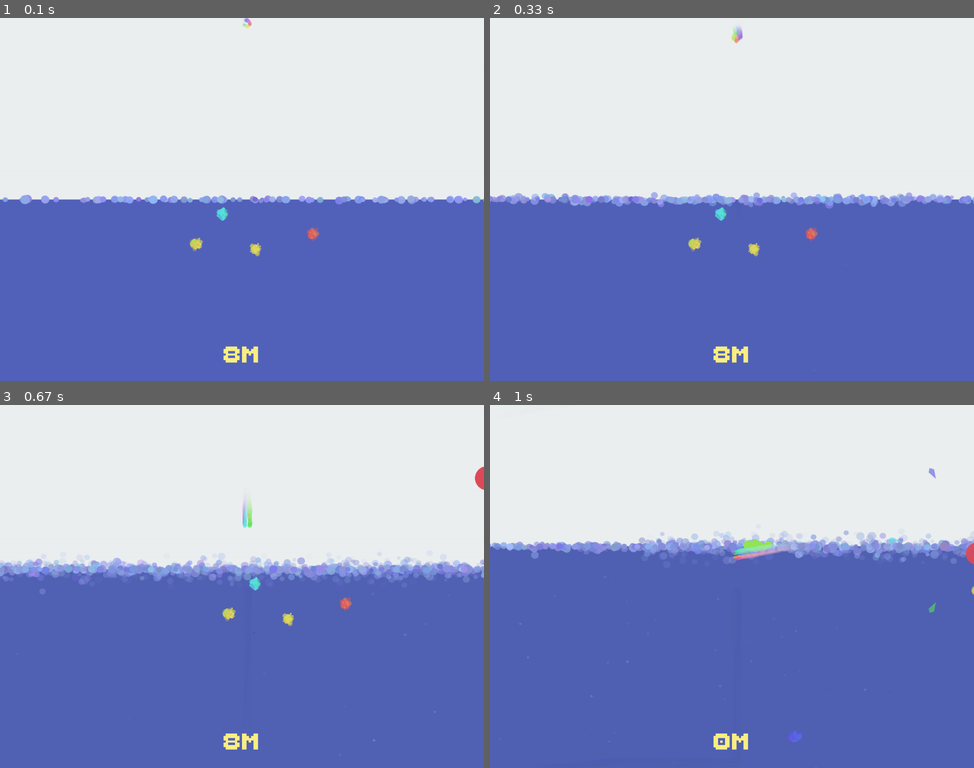
Above: before the commit, frames 1-4 (two rows, left to right).
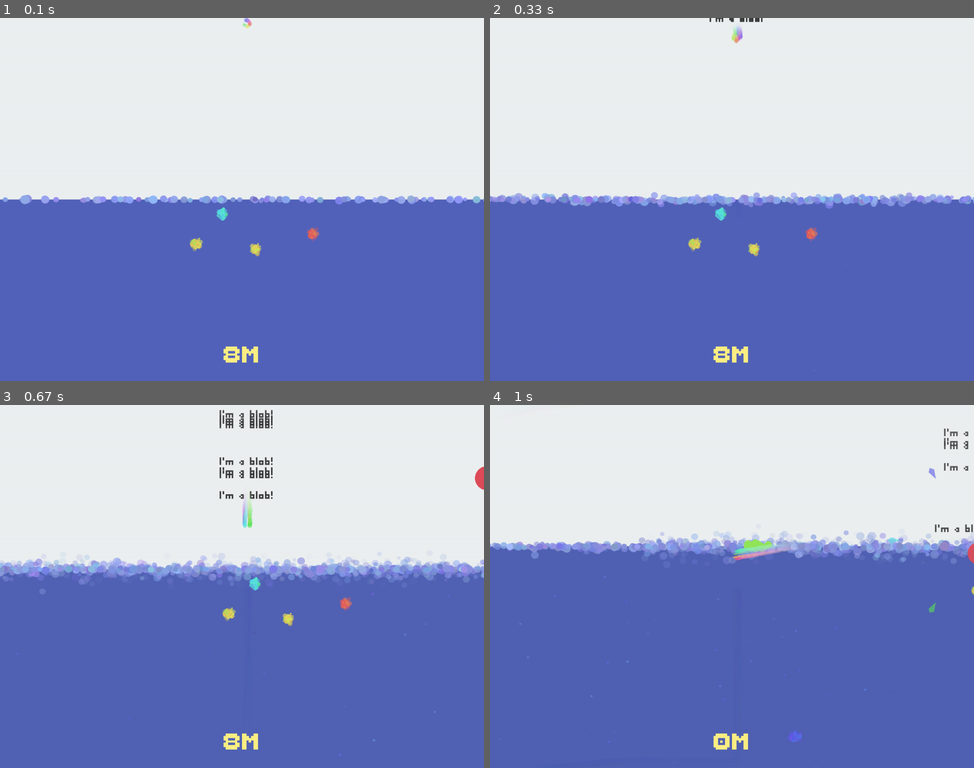
Above: after the commit, the same moments.

Repository: ddorn/jam-23-08
Game: pygame game, started from main.py
Two runs of this game, one before a commit and one after it. Both use one fixed random seed, a clock stepped at 60 frames per second and the inputs below.
Inputs (mouse positions are in pixels of both pictures, inside the frame that each line leads up to):
- Up to frame 1 (0.1 s): no input
- Up to frame 2 (0.33 s): no input
- Up to frame 3 (0.67 s): tap F at 0.33 s
- Up to frame 4 (1 s): click (901, 630) at 0.72 s

Frame 1 is identical in both runs. In frame 2, less than 0.1% of the frame differs, in the area x 45-57%, y 0-2%; in frame 3, 0.7%, in the area x 45-57%, y 1-48%; in frame 4, 0.2%.

Commit message:
refactor particles

Diff:
--- a/main.py
+++ b/main.py
@@ -110,7 +110,8 @@
 
     def logic(self):
         if random() < 0.1:
-            self.thoughts.new(pos=self.rect.midtop, text="I'm a blob!")
+            self.thoughts.new(pos=self.rect.midtop, text="I'm a blob!",
+                              color=WHITE if self.center.y > SURFACE else BLACK)
         last_points = self.mk_points()
         last_pos = self.pos.copy()
         super().logic()
--- a/particles_np.py
+++ b/particles_np.py
@@ -7,11 +7,11 @@
 from dataclasses import dataclass
 from pprint import pprint
 from random import gauss, uniform, expovariate
-from typing import TypeVar, TYPE_CHECKING, Callable
+from typing import TypeVar, TYPE_CHECKING, Callable, Union
 
 import numpy as np
 import pygame.gfxdraw
-from pygame import Color, Vector2
+from pygame import Vector2
 
 from engine import (
     Vec2Like,
@@ -24,13 +24,18 @@
     Object,
     CameraGFX,
     SMALL_FONT,
-    text,
+    text as get_text,
 )
 
 if TYPE_CHECKING:
     # noinspection PyProtectedMember
     from pygame._common import ColorValue
 
+T = TypeVar("T")
+CallableOr = Union[Callable[[], T], T]
+
+_DUMMY_SURFACE = pygame.Surface((1, 1))
+
 
 class Particles:
     """
@@ -38,12 +43,20 @@
 
     Implementation notes:
     - All arrays and lists attributes are resized when the capacity is exceeded and reordered when particles die.
-    - If you need to store a list/ndarray of values that does not correspond to a particle, add it to the IGNORED_BUFFERS
+    - If you need to store a list/ndarray of values that does not correspond to a particle,
+        add it to the IGNORED_BUFFERS
     """
 
-    IGNORED_BUFFERS = ("animations", )
-
-    def __init__(self, **init_values):
+    IGNORED_BUFFERS = ("animations",)
+
+    def __init__(self,
+                 pos: CallableOr[Vec2Like] = (0, 0),
+                 vel: CallableOr[Vec2Like] = (0, 0),
+                 acc: CallableOr[Vec2Like] = (0, 0),
+                 color: CallableOr[ColorValue] = (255, 255, 255, 255),
+                 lifespan: CallableOr[float] = 60,
+                 size: CallableOr[float] = 10,
+                 **init_values):
         """Create a new particle system."""
         capacity = 64
 
@@ -56,7 +69,15 @@
         self.lifespan = np.ones(capacity, dtype=int)
         self.size = np.zeros(capacity)
 
-        self.init_values = init_values
+        self.init_values = {
+            "pos": pos,
+            "vel": vel,
+            "acc": acc,
+            "color": color,
+            "lifespan": lifespan,
+            "size": size,
+            **init_values,
+        }
 
         self.to_kill = np.zeros(capacity, dtype=bool)
         self.animations = []
@@ -68,35 +89,27 @@
         return len(self.pos)
 
     def new(
-        self,
-        pos: Vec2Like,
-        vel: Vec2Like = (0, 0),
-        acc: Vec2Like = (0, 0),
-        color: ColorValue = (255, 255, 255, 255),
-        lifespan: float = 60,
-        size: float = 1.0,
-        **extra_data,
+            self,
+            **overrides,
     ):
-        """Create a new particle."""
+        """Create a new particle.
+
+         Overrides the default values given in the constructor with those passed as arguments.
+         """
+
         if self.n_alive >= len(self):
             self.resize(len(self) * 2)
         index = self.n_alive
 
-        self.n_alive += 1
-        self.pos[index] = pos
-        self.vel[index] = vel
-        self.acc[index] = acc
-        self.color[index] = Color(color)
         self.age[index] = 0
-        self.lifespan[index] = lifespan
-        self.size[index] = size
-        for name, value in extra_data.items():
-            getattr(self, name)[index] = value
-
-        for name, value in self.init_values.items():
+        to_set = {**self.init_values, **overrides}
+        for name, value in to_set.items():
             if callable(value):
                 value = value()
+            if name == "color":
+                value = pygame.Color(value)
             getattr(self, name)[index] = value
+        self.n_alive += 1
 
         return index
 
@@ -296,34 +309,25 @@
 
 class ShardParticles(Particles):
 
-    def __init__(self, **init_values):
+    def __init__(self,
+                 pos: CallableOr[Vec2Like] = (0, 0),
+                 vel: CallableOr[Vec2Like] = (0, 0),
+                 acc: CallableOr[Vec2Like] = (0, 0),
+                 color: CallableOr[ColorValue] = (255, 255, 255, 255),
+                 lifespan: CallableOr[float] = 60,
+                 size: CallableOr[float] = 10,
+                 tail_length: CallableOr[float] = 1.0,
+                 head_length: CallableOr[float] = 3.0,
+                 **init_values):
+        super().__init__(
+            pos, vel, acc, color, lifespan, size,
+            tail_length=tail_length, head_length=head_length,
+            **init_values
+        )
+
         super().__init__(**init_values)
         self.tail_length = np.zeros(len(self))
         self.head_length = np.zeros(len(self))
-
-    def new(
-        self,
-        pos: Vec2Like,
-        vel: Vec2Like = (0, 0),
-        acc: Vec2Like = (0, 0),
-        color: ColorValue = (255, 255, 255, 255),
-        lifespan: float = 100,
-        size: float = 1.0,
-        tail_length: float = 1.0,
-        head_length: float = 3.0,
-        **extra_data,
-    ):
-        return super().new(
-            pos,
-            vel,
-            acc,
-            color,
-            lifespan,
-            size,
-            tail_length=tail_length,
-            head_length=head_length,
-            **extra_data,
-        )
 
     def draw(self, gfx: GFX):
         n = self.n_alive
@@ -347,35 +351,37 @@
 
 class ImageParticles(Particles):
 
-    def __init__(self, **init_values):
-        super().__init__(**init_values)
-        # noinspection PyTypeChecker
-        self.original_surf: list[pygame.Surface] = [None] * len(self)
-        # noinspection PyTypeChecker
-        self.surf: list[pygame.Surface] = [None] * len(self)
-
-    def new(
-        self,
-        pos: Vec2Like,
-        vel: Vec2Like = (0, 0),
-        acc: Vec2Like = (0, 0),
-        color: ColorValue = (255, 255, 255, 255),
-        lifespan: float = 100,
-        size: float = 1.0,
-        surf: pygame.Surface = None,
-        **extra_data,
-    ):
-        index = super().new(pos, vel, acc, color, lifespan, size, original=surf, **extra_data)
-        if self.original_surf[index] is None:
-            raise ValueError("surf must be provided")
-        self.surf[index] = self.original_surf[index].copy()
+    def __init__(self,
+                 pos: CallableOr[Vec2Like] = (0, 0),
+                 vel: CallableOr[Vec2Like] = (0, 0),
+                 acc: CallableOr[Vec2Like] = (0, 0),
+                 color: CallableOr[ColorValue] = (255, 255, 255, 255),
+                 lifespan: CallableOr[float] = 60,
+                 size: CallableOr[float] = 10,
+                 surf: CallableOr[pygame.Surface] = None,
+                 **init_values):
+        super().__init__(pos, vel, acc, color, lifespan, size,
+                         _original_surf=surf,
+                         **init_values)
+
+        self._original_surf: list[pygame.Surface] = [_DUMMY_SURFACE] * len(self)
+        self.surf: list[pygame.Surface] = [_DUMMY_SURFACE] * len(self)
+
+    def new(self, **overrides):
+        """Create a new particle."""
+        if "surf" in overrides:
+            overrides["_original_surf"] = overrides.pop("surf")
+        index = super().new()
+        if self._original_surf[index] is None:
+            raise ValueError("'surf' must be provided")
+        self.surf[index] = self._original_surf[index].copy()
         return index
 
     def redraw(self, index: int):
         """Redraw the particle at the given index."""
-        w, h = self.original_surf[index].get_size()
+        w, h = self._original_surf[index].get_size()
         ratio = self.size[index] / min(w, h)
-        surf = pygame.transform.smoothscale(self.original_surf[index],
+        surf = pygame.transform.smoothscale(self._original_surf[index],
                                             (int(w * ratio), int(h * ratio)))
         surf.set_alpha(self.color[index, 3])
         self.surf[index] = surf
@@ -396,32 +402,40 @@
 
 class TextParticles(Particles):
 
-    def __init__(self, font_name: str = SMALL_FONT, anchor: str = "center", **init_values):
-        super().__init__(**init_values)
+    def __init__(self,
+                 pos: CallableOr[Vec2Like] = (0, 0),
+                 vel: CallableOr[Vec2Like] = (0, 0),
+                 acc: CallableOr[Vec2Like] = (0, 0),
+                 color: CallableOr[ColorValue] = (255, 255, 255, 255),
+                 lifespan: CallableOr[float] = 60,
+                 size: CallableOr[float] = 10,
+                 text: CallableOr[str] = "",
+                 font_name: str = SMALL_FONT,
+                 anchor: str = "center",
+                 **init_values):
+        """
+        Create a text particle system.
+
+        Args:
+            font_name: The font to use for the particles, shared by all of them.
+            anchor: The anchor point of the text, shared by all of them.
+        """
+        super().__init__(pos, vel, acc, color, lifespan, size,
+                         text=text,
+                         **init_values)
         self.font_name = font_name
         self.anchor = anchor
         self.text: list[str] = [""] * len(self)
-        dummy = pygame.Surface((1, 1))
-        self.surf: list[pygame.Surface] = [dummy] * len(self)
+        self.surf: list[pygame.Surface] = [_DUMMY_SURFACE] * len(self)
 
     # noinspection PyShadowingNames
-    def new(
-        self,
-        pos: Vec2Like,
-        vel: Vec2Like = (0, 0),
-        acc: Vec2Like = (0, 0),
-        color: ColorValue = (255, 255, 255, 255),
-        lifespan: float = 100,
-        size: float = 1.0,
-        text: str = "",
-        **extra_data,
-    ):
-        index = super().new(pos, vel, acc, color, lifespan, size, text=text, **extra_data)
+    def new(self, **overrides):
+        index = super().new(**overrides)
         self.redraw(index)
 
     def redraw(self, index: int):
         """Redraw the particle at the given index."""
-        self.surf[index] = text(
+        self.surf[index] = get_text(
             self.text[index],
             int(self.size[index]),
             tuple(self.color[index]),
@@ -433,6 +447,7 @@
         super().logic()
         # We redraw only the particles whose size changed
         # Note: n_alive likely changed in super().logic()
+        # FIXME: This is not sufficient. The order of the particles may have changed.
         changed_size = last_size[:self.n_alive] != self.size[:self.n_alive]
         for i in np.nonzero(changed_size)[0]:
             self.redraw(i)
@@ -547,7 +562,7 @@
 
 if __name__ == "__main__":
     SIZE = (1300, 800)
-    T = TypeVar("T", bound=Particles)
+
 
     class Demo(State):
         BG_COLOR = (0, 0, 49)
@@ -567,6 +582,7 @@
                 )
             self.debug.text(self.shard)
 
+
     app = App(Demo, FixedScreen(SIZE))
     app.USE_FPS_TITLE = True
     app.run()
